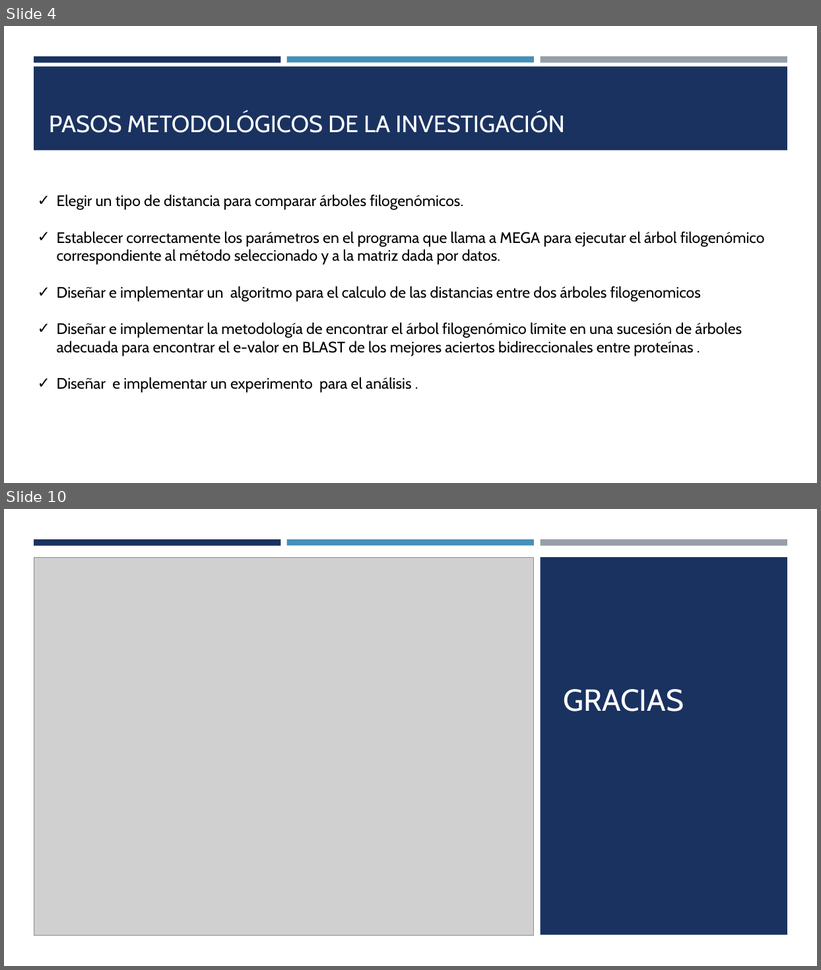
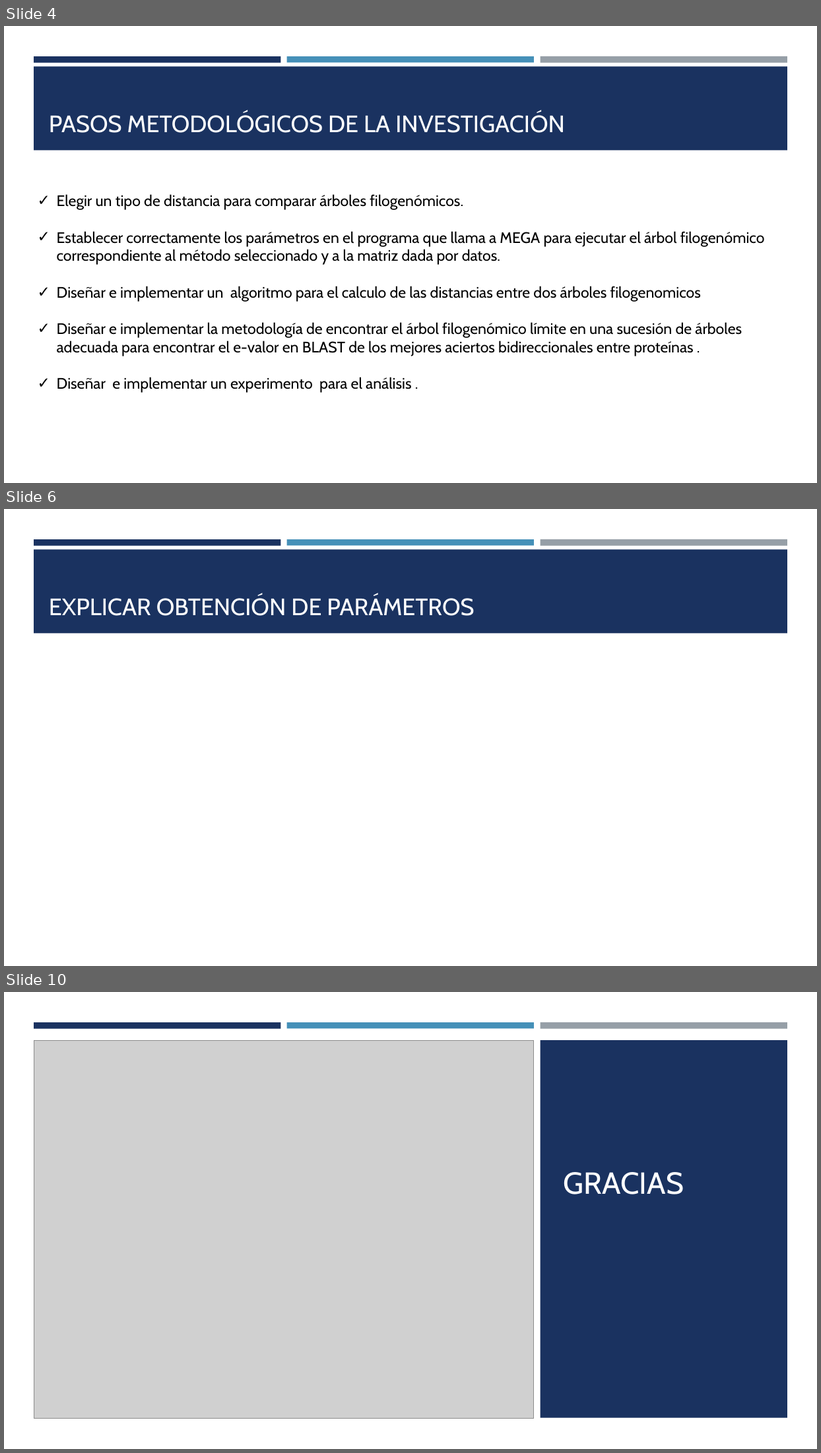
Before and after one commit to Vitali22/tesis, a slide deck: DocumentosTesina/Presentación.pptx. Shown one above the other, each under a label of ours: slides 4 and 10 before the commit, slides 4, 6 and 10 after it; the slides between them are not shown. The pictures are 821x970 and 821x1453 pixels, drawn with LibreOffice and Linux fonts; fonts in the diff are those of the drawing; grey boxes stand for pictures. Boxes give left, top, right and bottom in pixels: in the first picture for what was removed or moved away, otherwise in the second. Text is boxed around its words. In the diff, an @@ line names an element or a change of style, - is before the commit and + after.

```diff
--- a/DocumentosTesina/Presentación.pptx
+++ b/DocumentosTesina/Presentación.pptx
@@ slide 6 added at (4,509,817,966), background #FFFFFF; not listed: 4 template elements that a slide beside it also shows @@
@@ title added at (49,595,474,616), 28 pt, text #FFFFFF @@
+EXPLICAR OBTENCIÓN DE PARÁMETROS
```
Also in this commit, not shown: 1 slide changed, 3 other slides added, 4 slides removed, 7 other files.
